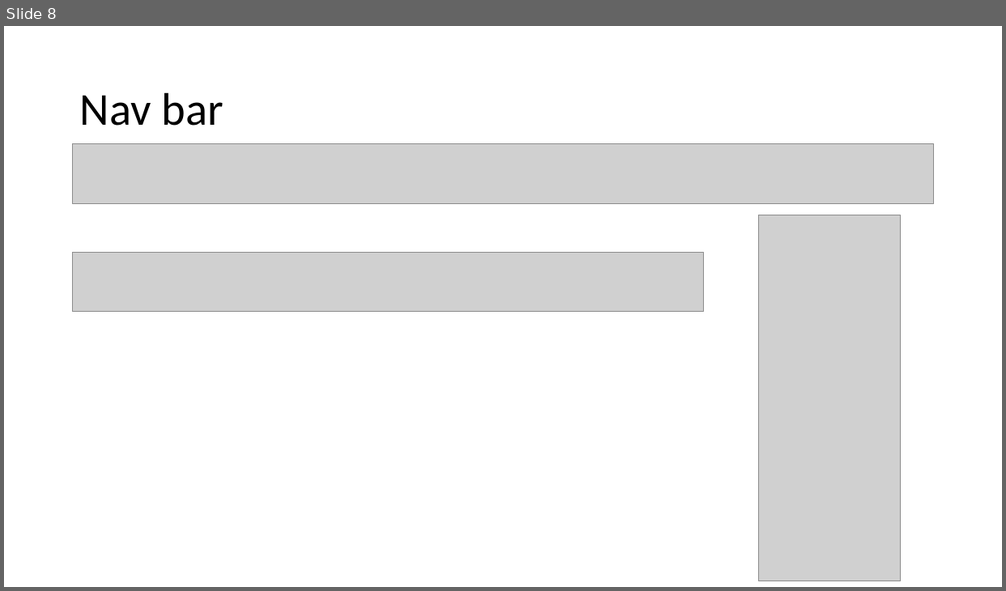
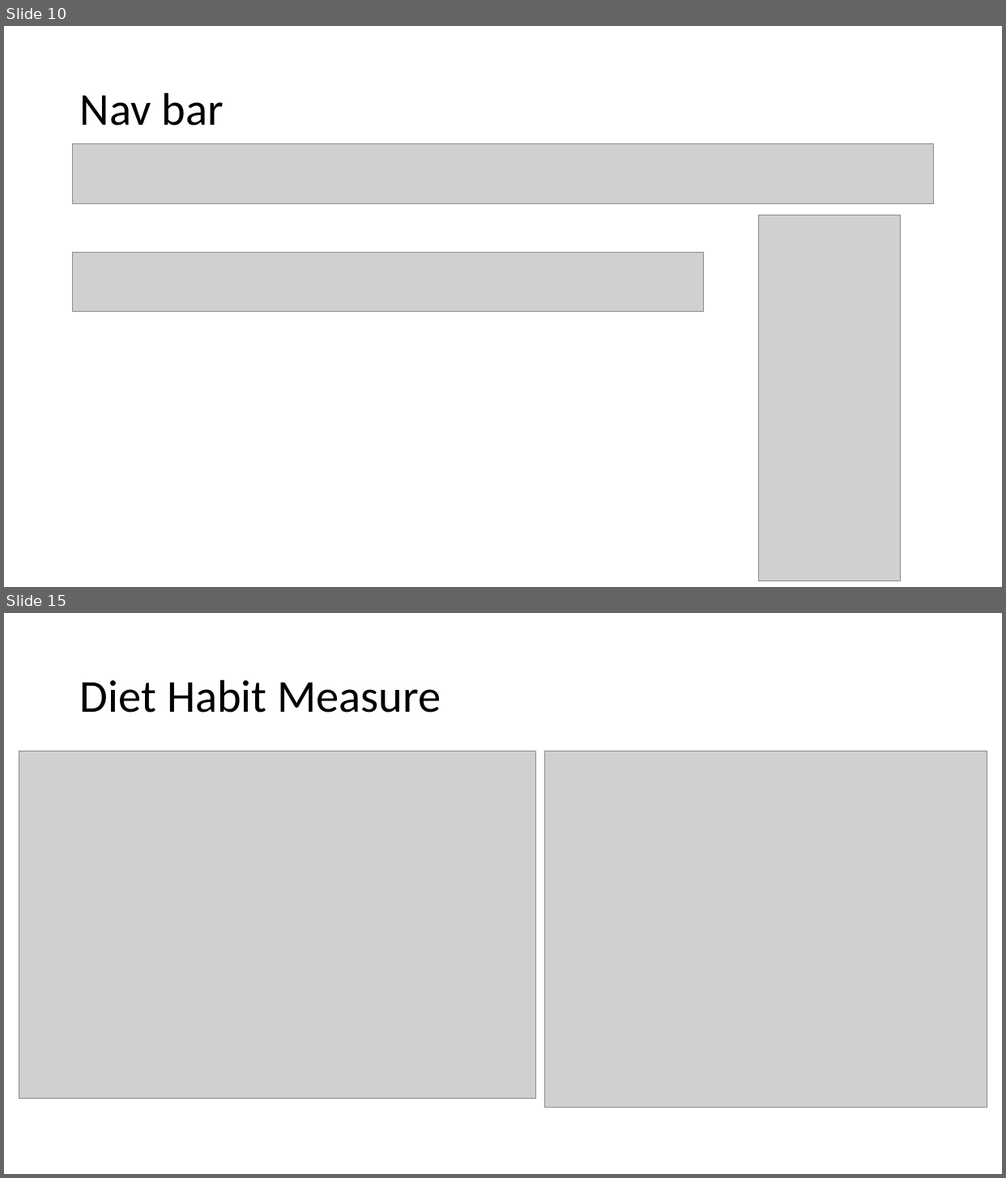
Before and after one commit to llkk87/frond-end-project, a slide deck: present-docs/project-presentation.pptx. Shown one above the other, each under a label of ours: slide 8 before the commit, slides 10 and 15 after it; the slides between them are not shown. The pictures are 1006x591 and 1006x1178 pixels, drawn with LibreOffice and Linux fonts; fonts in the diff are those of the drawing; grey boxes stand for pictures. Boxes give left, top, right and bottom in pixels: in the first picture for what was removed or moved away, otherwise in the second. Text is boxed around its words. In the diff, an @@ line names an element or a change of style, - is before the commit and + after.

```diff
--- a/present-docs/project-presentation.pptx
+++ b/present-docs/project-presentation.pptx
@@ slide 15 added at (4,613,1002,1174), background #FFFFFF @@
@@ title added at (80,679,441,713), 44 pt, text #000000 @@
+Diet Habit Measure
@@ picture added at (19,752,535,1099) @@
@@ picture added at (545,752,987,1108) @@
@@ what was slide 8 is now slide 10 @@
```
Also in this commit, not shown: 5 slides changed, 6 other slides added, 1 slide removed, 1 other file.
